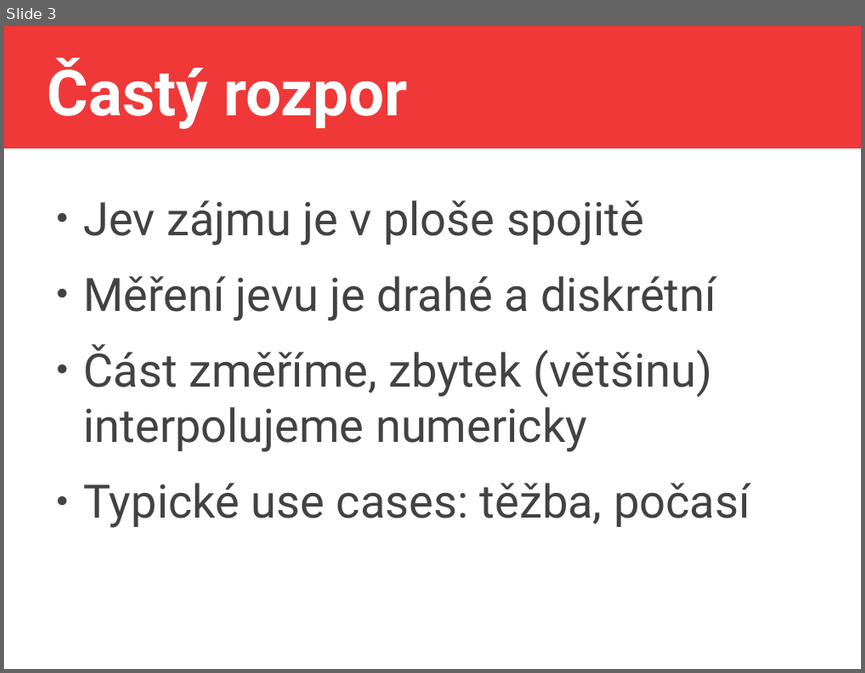
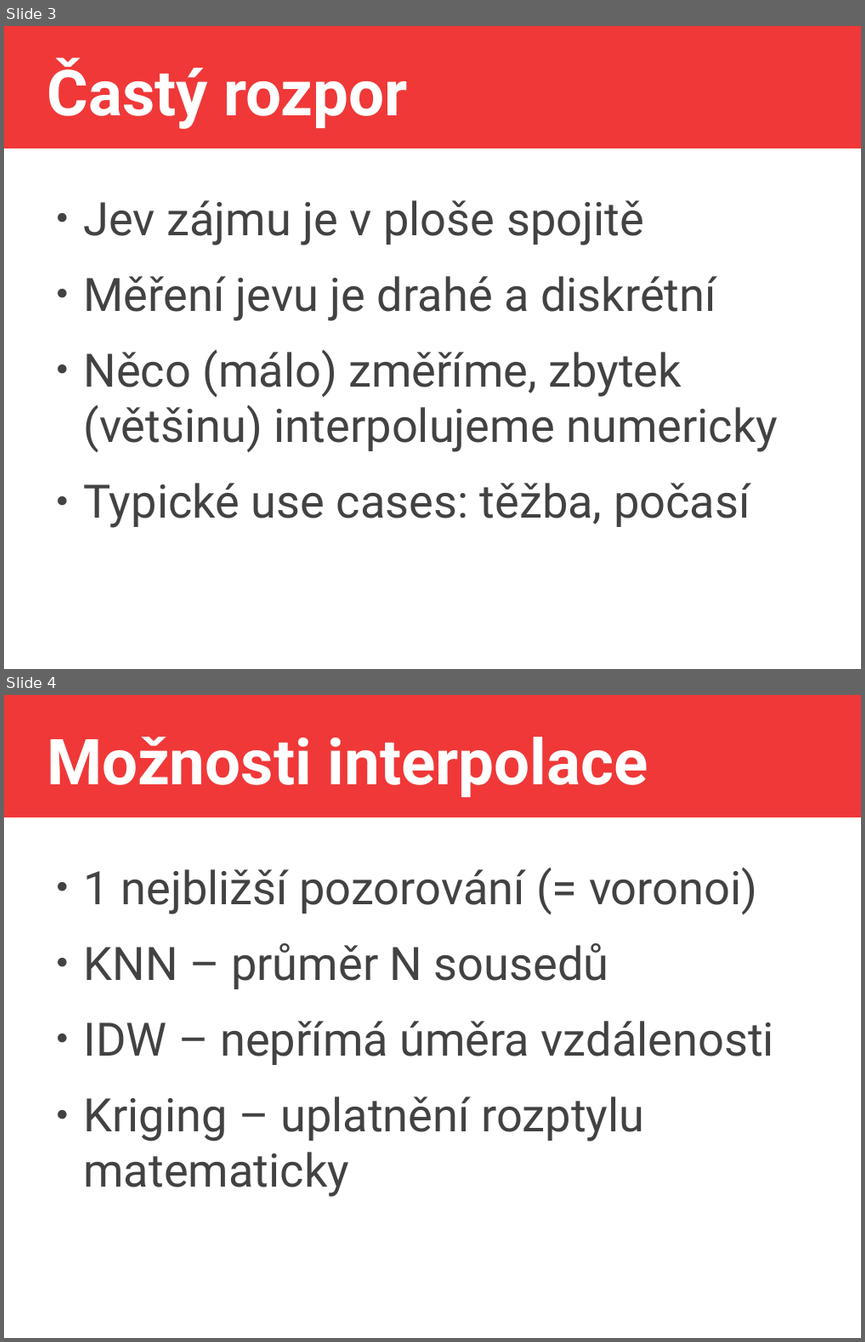
Before and after one commit to jlacko/4EK418, a slide deck: prez/8 - kriging + interpolace.odp. Shown one above the other, each under a label of ours: slide 3 before the commit, slides 3 and 4 after it. The pictures are 865x673 and 865x1342 pixels, drawn with LibreOffice and Linux fonts; fonts in the diff are those of the drawing. Boxes give left, top, right and bottom in pixels: in the first picture for what was removed or moved away, otherwise in the second. Text is boxed around its words. In the diff, an @@ line names an element or a change of style, - is before the commit and + after.

Commit message:
+ prezka krigingu

```diff
--- a/prez/8 - kriging + interpolace.odp
+++ b/prez/8 - kriging + interpolace.odp
@@ slide 4 added at box(4, 695, 861, 1338), background #FFFFFF; not listed: 1 template element that a slide beside it also shows @@
@@ title added at box(46, 737, 648, 797), 58.7 pt, text #FFFFFF, bold @@
+Možnosti interpolace
@@ text added at box(83, 867, 774, 1197), 42.7 pt, text #424242 @@
+● 1 nejbližší pozorování (= voronoi)
+● KNN – průměr N sousedů
+● IDW – nepřímá úměra vzdálenosti
+● Kriging – uplatnění rozptylu matematicky
@@ slide 3 changed as well @@
@@ text at box(83, 349, 778, 452): text changed @@
-● Část změříme, zbytek (většinu) interpolujeme numericky
+● Něco (málo) změříme, zbytek (většinu) interpolujeme numericky
```
Also in this commit, not shown: 2 other slides changed, 3 other slides added, 1 other file.
